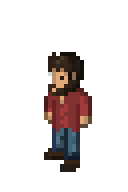
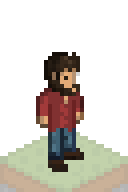
Layers edited between the first and the second 128 × 192 image:
hid "bottomleft" over [44, 52, 92, 172]
showed "bottomright" over [36, 52, 84, 172]
showed "Layer 1" over [0, 128, 128, 192]
